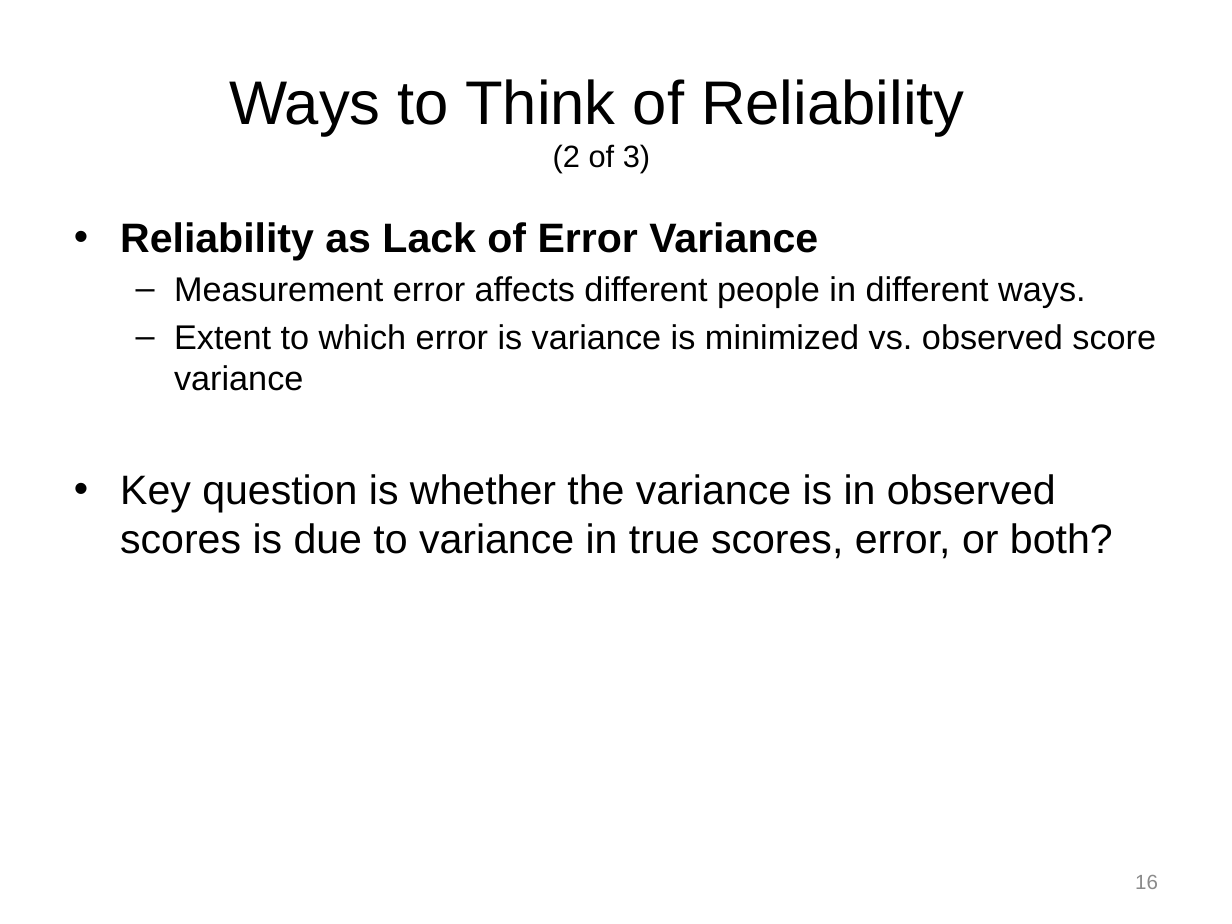
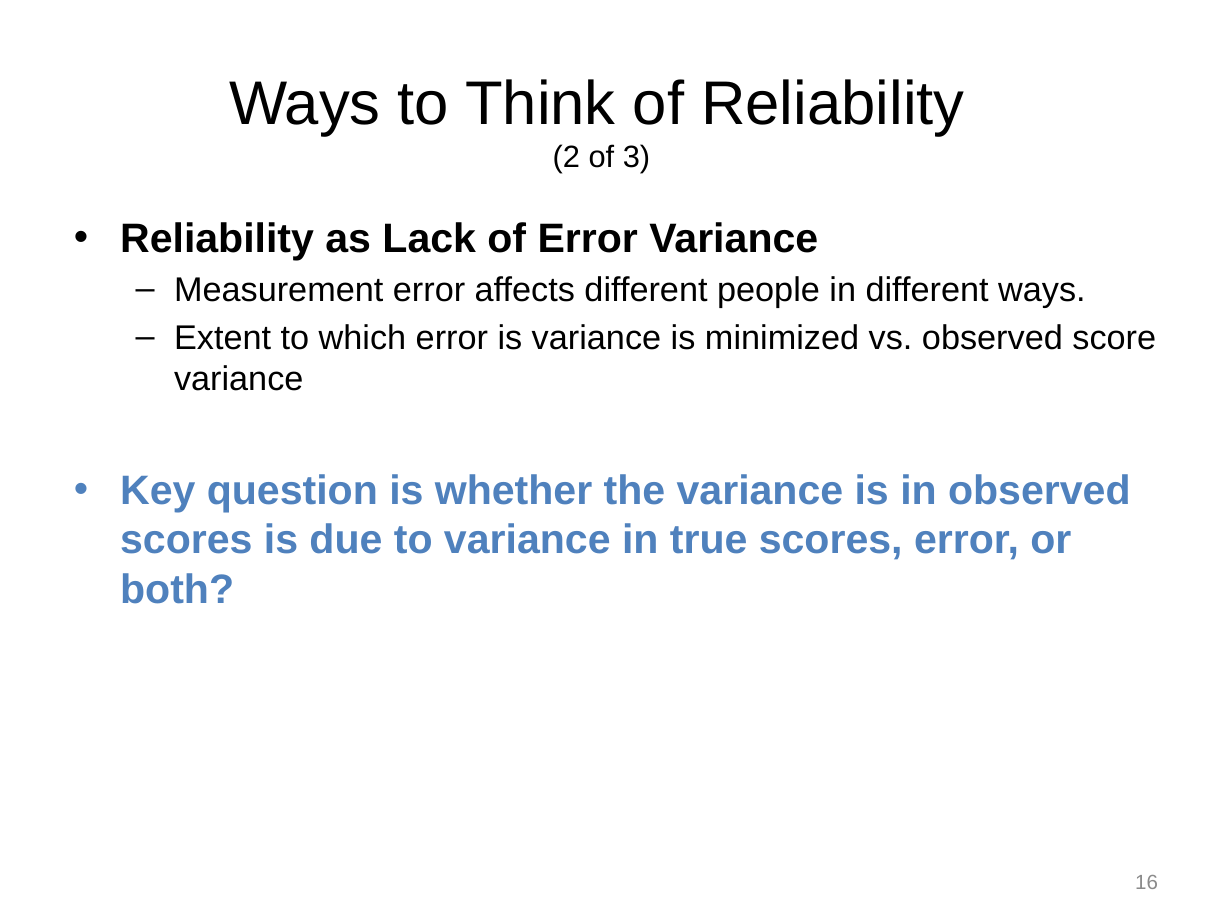
Before and after one commit to npm27/Teaching-Materials, a slide deck: slide 16 of Tests and Eval/Slides/5 Chapter 5.pptx. Drawn at 1232x924 pixels with LibreOffice and Linux fonts; fonts in the diff are those of the drawing. Boxes give left, top, right and bottom in pixels: in the first picture for what was removed or moved away, otherwise in the second. Text is boxed around its words. In the diff, an @@ line names an element or a change of style, - is before the commit and + after.

```diff
--- a/Tests and Eval/Slides/5 Chapter 5.pptx
+++ b/Tests and Eval/Slides/5 Chapter 5.pptx
@@ text at (x1=120, y1=474, x2=1131, y2=604): text colour #000000 to #4F81BD, bold on in "Key question is whether the variance is ..." @@
```
Also in this commit, not shown: 6 other slides changed.
